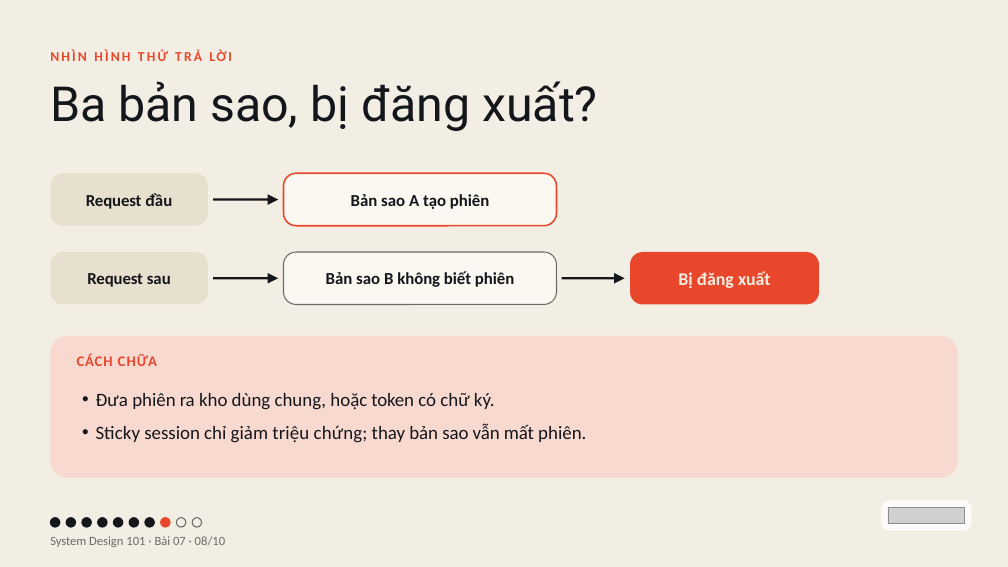
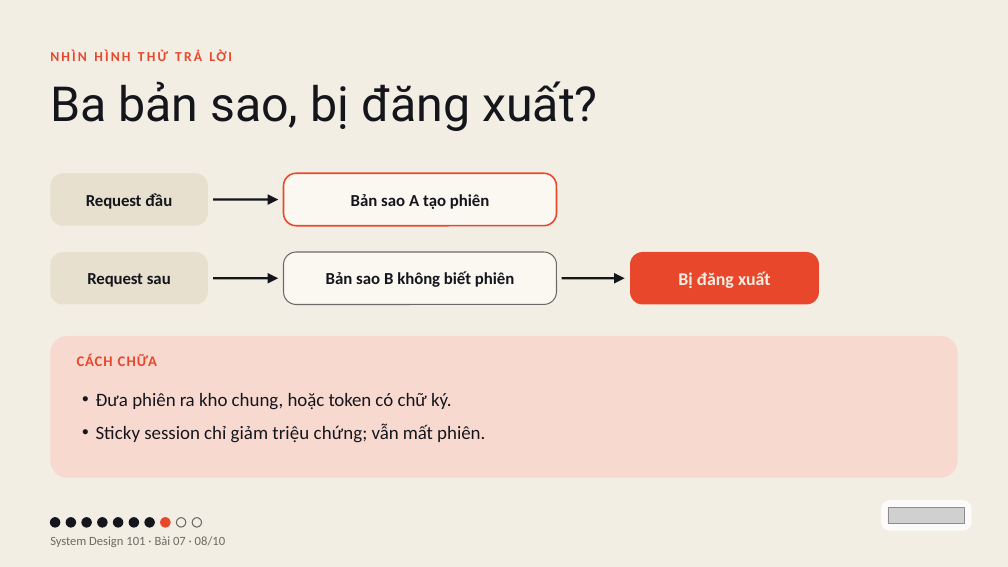
Before and after one commit to vohoailinh90/tool-marketing-studio, a slide deck: slide 8 of system-design-101/vi/lessons/sd-13-007/slides/sd-13-007.pptx. Drawn at 1008x567 pixels with LibreOffice and Linux fonts; fonts in the diff are those of the drawing; grey boxes stand for pictures. Boxes give left, top, right and bottom in pixels: in the first picture for what was removed or moved away, otherwise in the second. Text is boxed around its words. In the diff, an @@ line names an element or a change of style, - is before the commit and + after.

```diff
--- a/system-design-101/vi/lessons/sd-13-007/slides/sd-13-007.pptx
+++ b/system-design-101/vi/lessons/sd-13-007/slides/sd-13-007.pptx
@@ text at <box>96,393,485,443</box>: text changed @@
-• Đưa phiên ra kho dùng chung, hoặc token có chữ ký.
-• Sticky session chỉ giảm triệu chứng; thay bản sao vẫn mất phiên.
+• Đưa phiên ra kho chung, hoặc token có chữ ký.
+• Sticky session chỉ giảm triệu chứng; vẫn mất phiên.
```
Also in this commit, not shown: 3 other slides changed, 4 other files.
